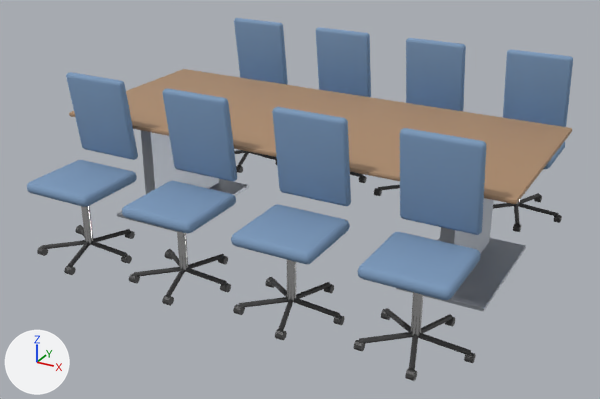
An edit to the glTF model modules/assets/internal/models/furniture/furniture.table.meeting_8.glb, drawn before and after from the same camera.
Both versions are drawn from a 50 mm camera at (2.23, -4.23, 2.32) aimed at (-0.02, -0.14, 0.27). The lights are fixed; the arrows at lower left show +X, +Y and +Z. The older version comes first.

The older version as bpy lines, for what is in view:
```python
ob_main__fabric_blue = bpy.data.objects.new('main__fabric_blue', me_main__fabric_blue)
ob_main__fabric_blue.location = (0.0, 0.0, 0.0)
ob_main__hardwood = bpy.data.objects.new('main__hardwood', me_main__hardwood)
ob_main__hardwood.location = (0.0, 0.0, 0.0)
ob_main__plastic_black = bpy.data.objects.new('main__plastic_black', me_main__plastic_black)
ob_main__plastic_black.location = (0.0, 0.0, 0.0)
ob_main__steel_painted = bpy.data.objects.new('main__steel_painted', me_main__steel_painted)
ob_main__steel_painted.location = (0.0, 0.0, 0.0)
# also in view: 'main__steel_stainless' at (0.0, 0.0, 0.25)
```
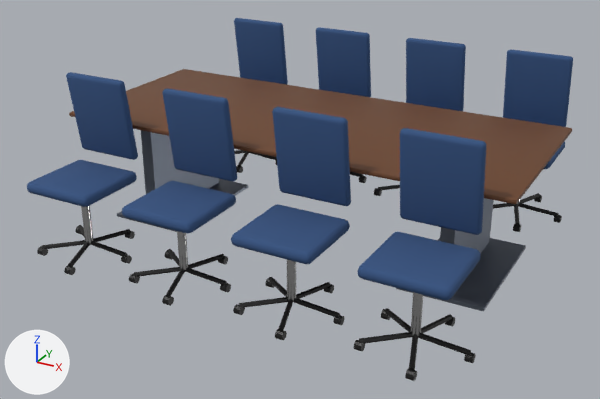
Location of each change, (x1, y1, x2, y2) in pixels of the pictures (600 x 399 px):
```json
{"object": "main__fabric_blue", "change": "recoloured", "before": [27, 18, 573, 300], "after": [27, 18, 573, 300], "on screen": "darker"}
{"object": "main__hardwood", "change": "recoloured", "before": [69, 69, 572, 204], "after": [69, 69, 572, 204], "on screen": "darker"}
{"object": "main__steel_painted", "change": "recoloured", "before": [117, 130, 526, 312], "after": [117, 130, 526, 312]}
```

Scene script edits in JSON lines:
```json
{"op": "set", "path": "mat_fabric_blue.base_color", "old": "(0.2, 0.32, 0.5)", "new": "(0.0331, 0.0835, 0.214)", "note": "blue #7c99bc -> blue #33527f"}
{"op": "set", "path": "mat_hardwood.base_color", "old": "(0.42, 0.26, 0.15)", "new": "(0.147, 0.055, 0.0196)", "note": "brown #ad8b6c -> brown #6b4226"}
{"op": "set", "path": "mat_steel_painted.base_color", "old": "(0.42, 0.45, 0.5)", "new": "(0.147, 0.171, 0.214)", "note": "grey #adb3bc -> grey #6b737f"}
```
